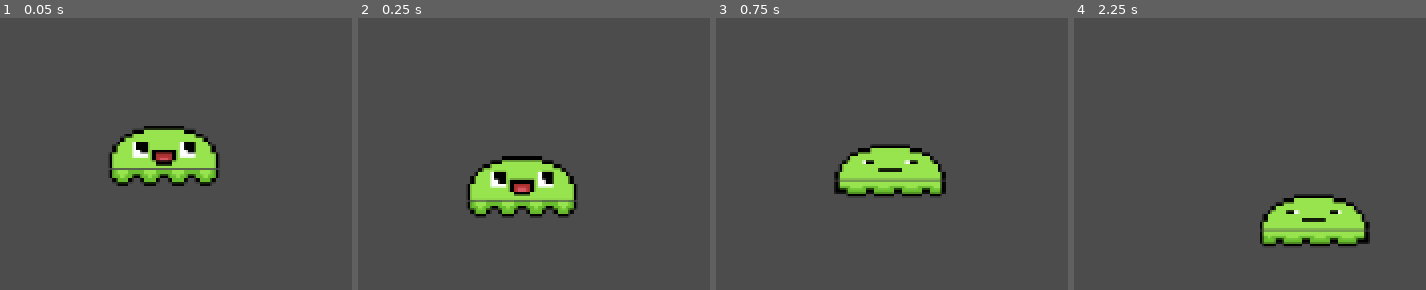
Above: before the commit, frames 1-4 (left to right).
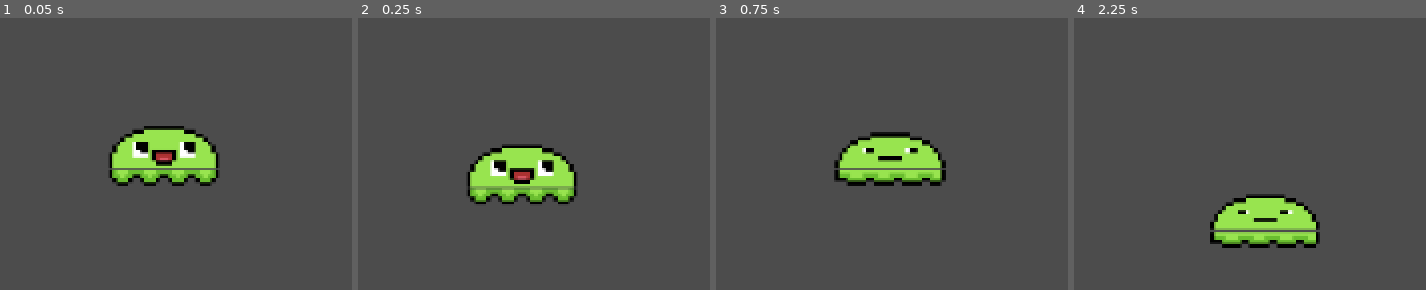
Above: after the commit, the same moments.

Repository: BrooklinJazz/GeweyTheSlime
Game: Godot game, scene res://World.tscn
Two runs of this game, one before a commit and one after it. Both use one fixed random seed, a clock stepped at 60 frames per second and the inputs below.
Inputs:
- Up to frame 1 (0.05 s): no input
- Up to frame 2 (0.25 s): no input
- Up to frame 3 (0.75 s): hold D (right) from 0.53 s (still down); hold Shift (grip) from 0.53 s (still down)
- Up to frame 4 (2.25 s): tap Space (jump) at 0.77, 1.52 s; release Shift (grip) at 1.28 s; tap Shift (grip) at 1.35 s; release D (right) at 2.03 s; hold A (left) from 2.03 s (still down); hold Shift (grip) from 2.03 s (still down)

Frame 1 is identical in both runs. In frame 2, 6.1% of the frame differs, in the area x 31-62%, y 46-74%; in frame 3, 4.6%; in frame 4, 6.3%, in the area x 38-85%, y 64-85%.

Commit message:
More credential testing. Modified world geometry

Diff:
--- a/World.tscn
+++ b/World.tscn
@@ -9,7 +9,7 @@
 
 [node name="CollisionPolygon2D" type="CollisionPolygon2D" parent="StaticBody2D"]
 position = Vector2( 0, 27.3904 )
-polygon = PoolVector2Array( -384, 256, 576, 256, 915.56, 256, 915.56, -16, 573.22, -16, 573.22, 228.61, 509.529, 228.61, 509.529, -64, 947.405, -64, 947.405, 320, -384, 320 )
+polygon = PoolVector2Array( -382.147, 228.61, -382.147, 164.61, 254.764, 164.61, 254.764, 228.61, 891.675, 228.61, 891.675, -27.3904, 573.22, -27.3904, 573.22, 164.61, 509.529, 164.61, 509.529, -91.3904, 955.366, -91.3904, 955.366, 292.61, -382.147, 292.61 )
 
 [node name="Player" parent="." instance=ExtResource( 1 )]
 position = Vector2( 736.605, 247.269 )
